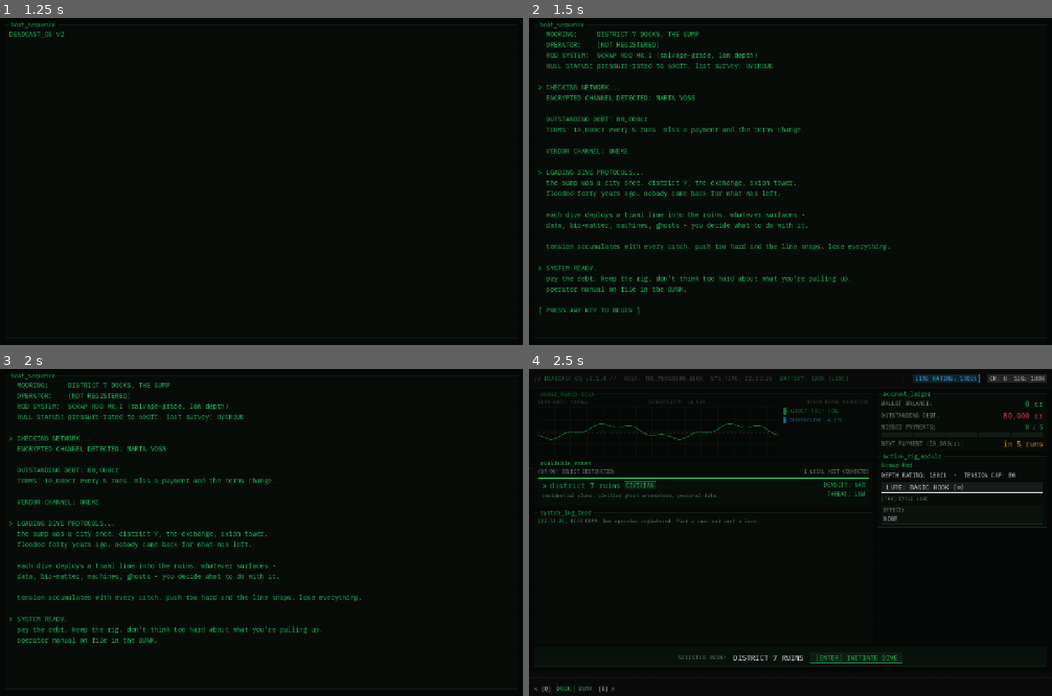
Above: before the commit, frames 1-4 (two rows, left to right).
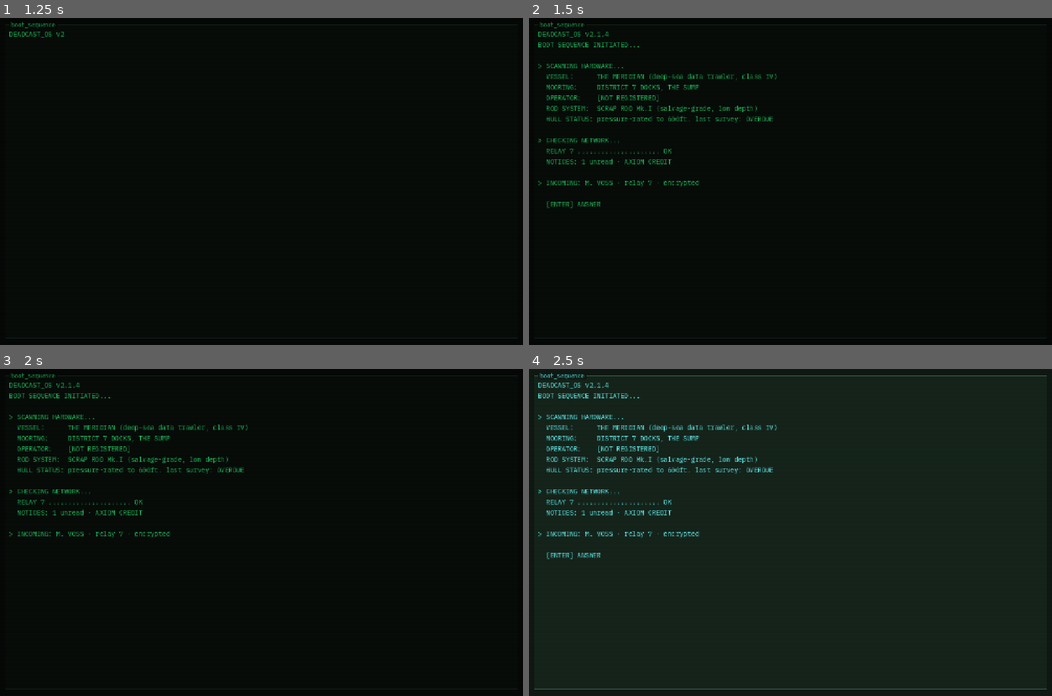
Above: after the commit, the same moments.

Repository: Teeohbee/deadcast
Game: Godot game, scene res://scenes/title_skyline/SkylineTitle.tscn
The game is run twice, just before and just after one commit, with the same random seed, the same clock (stepped at 60 frames per second) and the same inputs.
Inputs (mouse positions are in pixels of both pictures, inside the frame that each line leads up to):
- Up to frame 1 (1.25 s): tap Enter (ui_accept) at 0.5, 0.77 s; move the mouse to (376, 165) at 0.52 s; hold Right from 0.53 s (still down); tap Space (action_reel) at 0.6 s; click (376, 165) at 0.67 s
- Up to frame 2 (1.5 s): release Right at 1.25 s; drag from (685, 197) to (764, 246) at 1.27 s
- Up to frame 3 (2 s): no input
- Up to frame 4 (2.5 s): move the mouse to (842, 460) at 2.02 s; hold Right from 2.03 s (still down); hold E (tab_next) from 2.03 s (still down)

Frame 1 is identical in both runs. In frame 2, 6.3% of the frame differs, in the area x 1-69%, y 4-91%; in frame 3, 6.1%; in frame 4, 41%, in the area x 1-99%, y 1-99%.
Error in both runs: Assertion failed: UIController.initialize() must be called before navigate_to() (res://autoload/UIController.gd:49)

Commit message:
feat: boot shows hardware only and ends on Marta's call ringing
The city, the debt terms and the snap rule move into her first call.
[ENTER] ANSWER replaces press any key. The manual pointer moves to the
deck's first-run greeting.

Diff:
--- a/scenes/barge_hub/panels/log_feed_panel.gd
+++ b/scenes/barge_hub/panels/log_feed_panel.gd
@@ -44,6 +44,7 @@
 	EventBus.zone_changed.connect(_on_zone_changed)
 	if GameState.run_count == 0:
 		append_line("DECK COMM: New operator registered. Pick a ruin and cast a line.")
+		append_line("DECK COMM: Operator manual on file in the BUNK.")
 	else:
 		append_line("DECK COMM: Welcome back, Diver. Keep your eye on the debt ledger.")
 
--- a/scenes/boot/BootSequence.gd
+++ b/scenes/boot/BootSequence.gd
@@ -29,16 +29,13 @@
 	output_label.autowrap_mode = TextServer.AUTOWRAP_OFF
 	await get_tree().process_frame
 	_max_visible_lines = _estimate_visible_lines()
+	# Hardware only. The story, the debt and the rules arrive in Marta's
+	# first call, which the boot ends on; answering it replaces "press any key".
 	_groups = [
 		{"lines": "DEADCAST_OS %s\nBOOT SEQUENCE INITIATED..." % GameState.OS_VERSION, "delay": SYSTEM_DELAY},
 		{"lines": "> SCANNING HARDWARE...\n  VESSEL:      THE MERIDIAN (deep-sea data trawler, class IV)\n  MOORING:     DIST …(201 unchanged characters)…
-		{"lines": "> CHECKING NETWORK...\n  ENCRYPTED CHANNEL DETECTED: MARTA VOSS", "delay": SYSTEM_DELAY},
-		{"lines": "  OUTSTANDING DEBT: 80,000cr\n  TERMS: 10,000cr every 5 runs. miss a payment and the terms change.", "delay": SYSTEM_DELAY},
-		{"lines": "  VENDOR CHANNEL: OKEKE", "delay": SYSTEM_DELAY},
-		{"lines": "> LOADING DIVE PROTOCOLS...\n  the sump was a city once. district 7, the exchange, axiom tower.\n  flooded forty years ago. nobody came back for what was left.", "delay": NARRATIVE_DELAY},
-		{"lines": "  each dive deploys a trawl line into the ruins. whatever surfaces -\n  data, bio-matter, machines, ghosts - you decide what to do with it.", "delay": NARRATIVE_DELAY},
-		{"lines": "  tension accumulates with every catch. push too hard and the line snaps. lose everything.", "delay": NARRATIVE_DELAY},
-		{"lines": "> SYSTEM READY.\n  pay the debt. keep the rig. don't think too hard about what you're pulling up.\n  operator manual on file in the BUNK.", "delay": NARRATIVE_DELAY},
+		{"lines": "> CHECKING NETWORK...\n  RELAY 7 ..................... OK\n  NOTICES: 1 unread · AXIOM CREDIT", "delay": SYSTEM_DELAY},
+		{"lines": "> INCOMING: M. VOSS · relay 7 · encrypted", "delay": SYSTEM_DELAY},
 	]
 
 	_run_sequence()
@@ -66,7 +63,7 @@
 func _show_prompt() -> void:
 	_waiting_for_key = true
 	_append_text("\n\n")
-	_append_text("[ PRESS ANY KEY TO BEGIN ]")
+	_append_text(_answer_prompt())
 	_blink_prompt()
 
 func _blink_prompt() -> void:
@@ -74,11 +71,14 @@
 		await get_tree().create_timer(0.6).timeout
 		if not _waiting_for_key or not is_instance_valid(self):
 			return
-		output_label.visible_characters = output_label.text.length() - 26
+		output_label.visible_characters = output_label.text.length() - _answer_prompt().length()
 		await get_tree().create_timer(0.4).timeout
 		if not _waiting_for_key or not is_instance_valid(self):
 			return
 		output_label.visible_characters = -1
+
+func _answer_prompt() -> String:
+	return "  %s ANSWER" % InputGlyphs.glyph("accept")
 
 func _skip_to_end() -> void:
 	_finished = true
@@ -134,6 +134,8 @@
 	var tween := create_tween()
 	tween.tween_property(self, "modulate", Color(3.0, 3.0, 3.0), 0.04)
 	await tween.finished
+	# The player answered on the boot screen, so the call opens connected.
+	UIController.answer_next_call = true
 	get_tree().change_scene_to_file("res://scenes/AppShell.tscn")
 
 func _input(event: InputEvent) -> void:
--- a/tests/test_boot_sequence.gd
+++ b/tests/test_boot_sequence.gd
@@ -61,13 +61,22 @@
 
 	assert_true(boot._finished)
 
-func test_boot_points_a_new_operator_at_the_manual() -> void:
+func test_boot_is_hardware_only_and_ends_on_marta_calling() -> void:
 	var boot := _instantiate_boot()
 	await get_tree().process_frame
 	boot._finished = true
+	var all_text := "\n".join(_all_boot_lines(boot))
+	assert_false(all_text.contains("80,000"), "the debt moved to Axiom Credit's notice")
+	assert_false(all_text.contains("the sump was a city"), "the story moved to Marta's call")
 	var last_group: String = boot._groups[boot._groups.size() - 1].lines
-	assert_string_contains(last_group, "manual")
-	assert_string_contains(last_group, "BUNK")
+	assert_string_contains(last_group, "INCOMING: M. VOSS")
+
+func test_the_prompt_is_to_answer_the_call() -> void:
+	var boot := _instantiate_boot()
+	await get_tree().process_frame
+	boot._finished = true
+	assert_string_contains(boot._answer_prompt(), "ANSWER")
+
 func _all_boot_lines(boot: Control) -> PackedStringArray:
 	var lines := PackedStringArray()
 	for group in boot._groups:
